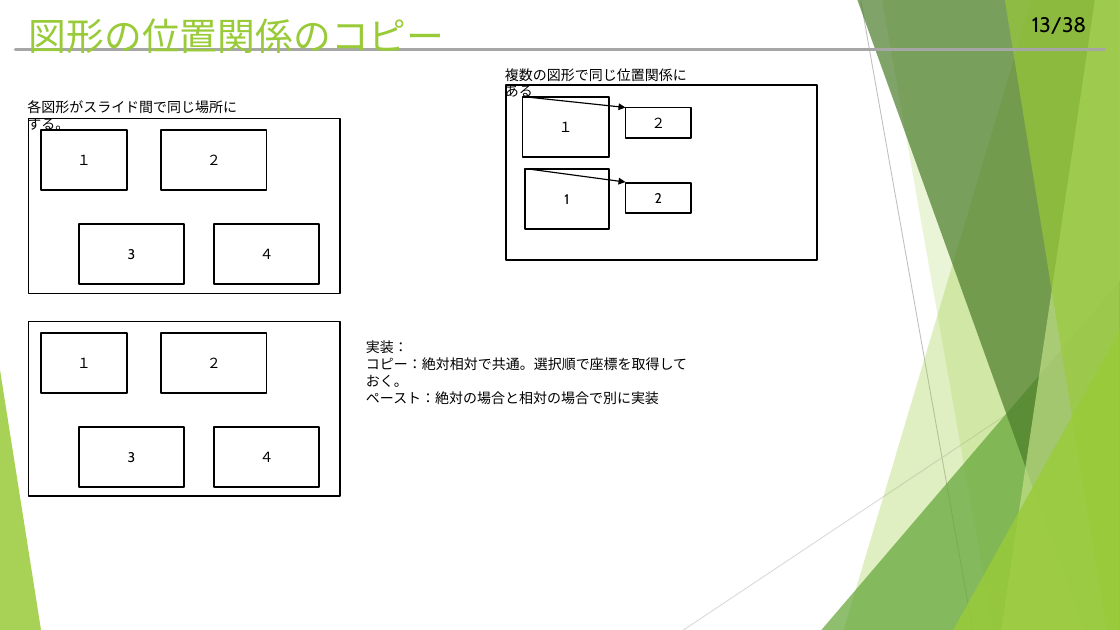
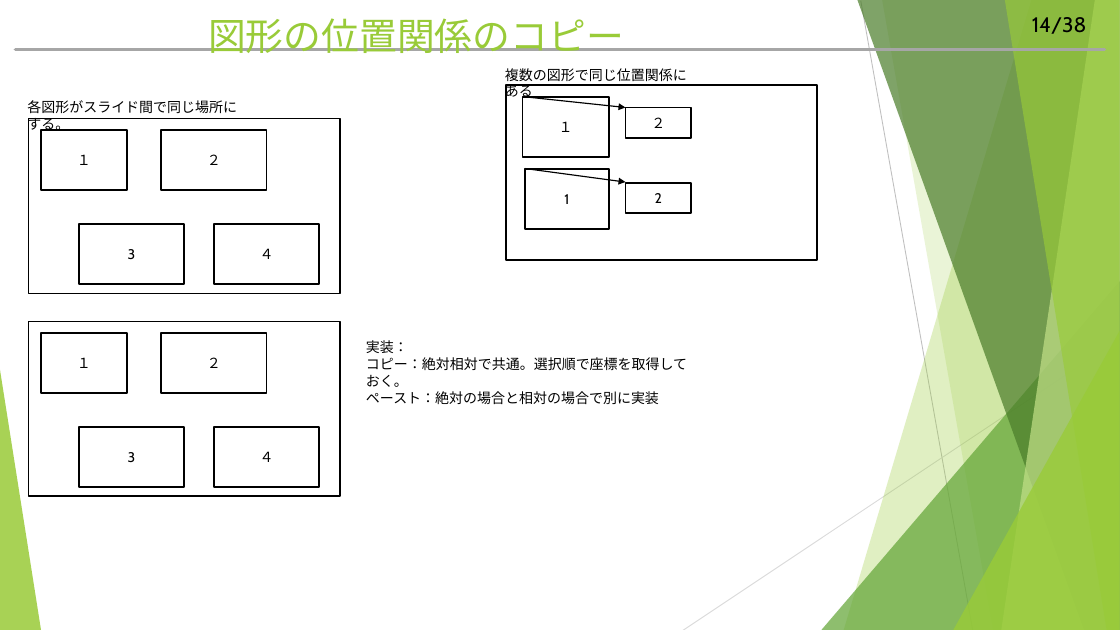
Before and after one commit to hitsuji-ga-u/pawapo, a slide deck: slide 15 of slide/customUI_debug.pptm (slide 14 before the commit). Drawn at 1120x630 pixels with LibreOffice and Linux fonts; fonts in the diff are those of the drawing. Boxes give left, top, right and bottom in pixels: in the first picture for what was removed or moved away, otherwise in the second. Text is boxed around its words. In the diff, an @@ line names an element or a change of style, - is before the commit and + after.

```diff
--- a/slide/customUI_debug.pptm
+++ b/slide/customUI_debug.pptm
@@ title "図形の位置関係のコピー" at [208, 18, 624, 53]: alignment left to centre @@
@@ page number at [1032, 17, 1087, 34]: text changed @@
-13/38
+14/38
```
Also in this commit, not shown: 3 other slides changed, 4 slides added, 2 slides removed, 2 other files.
